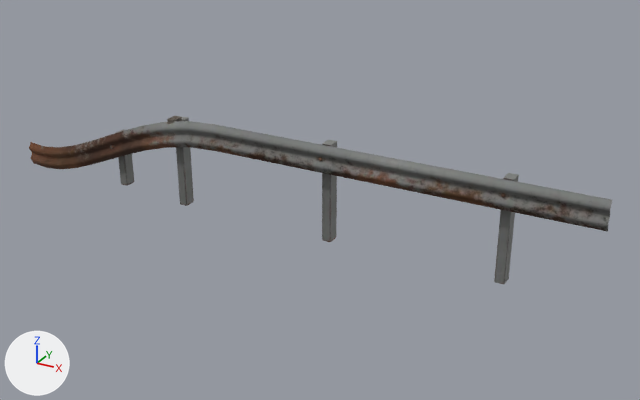
What one commit did to the glTF model public/world/guardrail_endr.glb.
Rendered twice from a 50 mm lens placed at (5.1, -7.52, 3.91), pointed at (0.66, 0.54, -0.12). The axes (+X, +Y, +Z) are drawn at lower left. The lights are the same throughout. The first picture is the older version. Vertices at exactly the same position are counted once.

Names of what the first picture shows: 'guardrail_endr'.
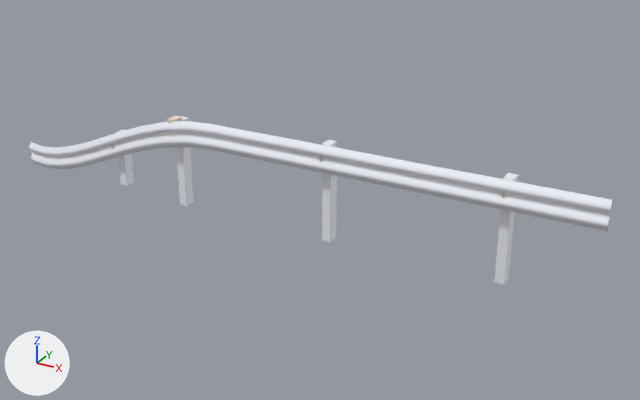
Pixel boxes [x1, y1, x2, y2] of what changed, in the pictures (640 x 400 px):
'guardrail_endr', recoloured, surface changed (grey to white)
    both: [29, 116, 612, 284]
part 1 of me_guardrail_endr, recoloured (grey to white)
    both: [29, 116, 612, 284]
part 2 of me_guardrail_endr, recoloured
    both: [167, 116, 182, 136]
part 3 of me_guardrail_endr, surface changed (grey to white)
    both: [29, 116, 612, 284]

The change, as a list of edits to the scene's bpy script:
```text
Add mat_guardrail_endr_steel_bare:
    mat_guardrail_endr_steel_bare = principled_material('guardrail_endr steel_bare')
    mat_guardrail_endr_steel_bare.base_color = (0.55, 0.52, 0.5)  # light grey #c4bfbc
    mat_guardrail_endr_steel_bare.metallic = 0.5
    mat_guardrail_endr_steel_bare.roughness = 1.0
Add mat_guardrail_endr_galv:
    mat_guardrail_endr_galv = principled_material('guardrail_endr galv')
    mat_guardrail_endr_galv.base_color = (0.918, 0.937, 1.0)  # white #f6f8ff
    mat_guardrail_endr_galv.metallic = 0.2
    mat_guardrail_endr_galv.roughness = 0.65
Add mat_guardrail_endr_wood_dark:
    mat_guardrail_endr_wood_dark = principled_material('guardrail_endr wood_dark')
    mat_guardrail_endr_wood_dark.base_color = (0.88, 0.75, 0.62)  # pale yellow #f1e1ce
    mat_guardrail_endr_wood_dark.roughness = 1.0
Change me_guardrail_endr:
    where me_guardrail_endr.from_pydata(...)  # 738 vertices, 1296 faces; spans x -3.9..3.9, y -0.04..0.62, z -0.56..0.77
    used by ob_guardrail_endr; location = (0.0, 0.0, 0.0)
    me_guardrail_endr part 1: 992 of the faces centred in x -3.78..3.78, y -0.04..0.59, z -0.53..0.76 switch from mat_guardrail_endr_baked to mat_guardrail_endr_galv (white #f6f8ff)
    me_guardrail_endr part 2: 28 of the faces centred in x -1.02..-0.93, y 0.03..0.18, z 0.52..0.72 switch from mat_guardrail_endr_baked to mat_guardrail_endr_wood_dark (pale yellow #f1e1ce)
    me_guardrail_endr part 3: texture (UV) coordinates of 1296 of 1296 faces, centred in x -3.78..3.78, y -0.04..0.59, z -0.53..0.76, changed; they spanned u 0.0..1.0, v 0.0..0.24 and now span u 0.0..8.74, v 0.0..8.69
    add me_guardrail_endr.materials.append(mat_guardrail_endr_steel_bare)  # light grey #c4bfbc
```
